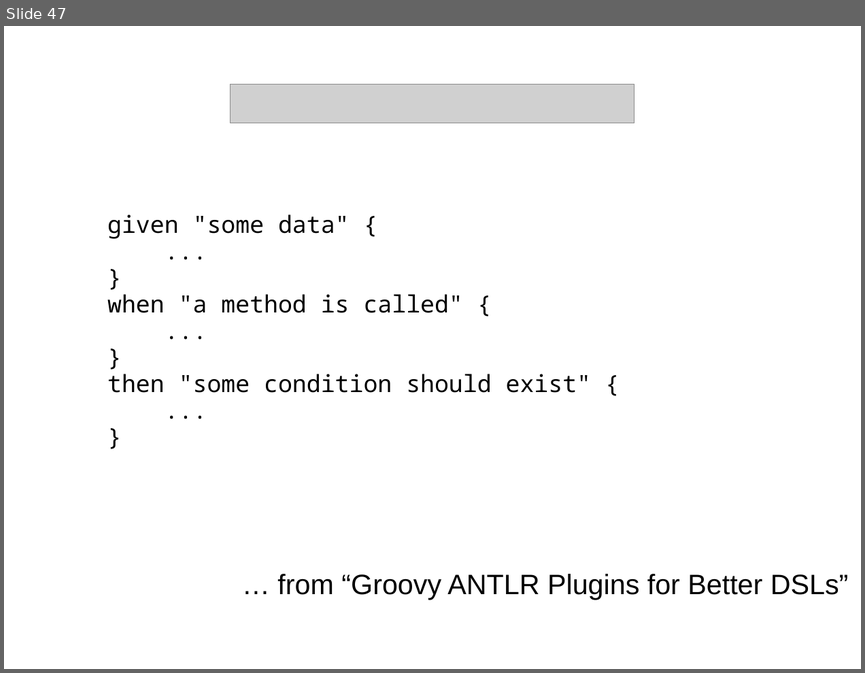
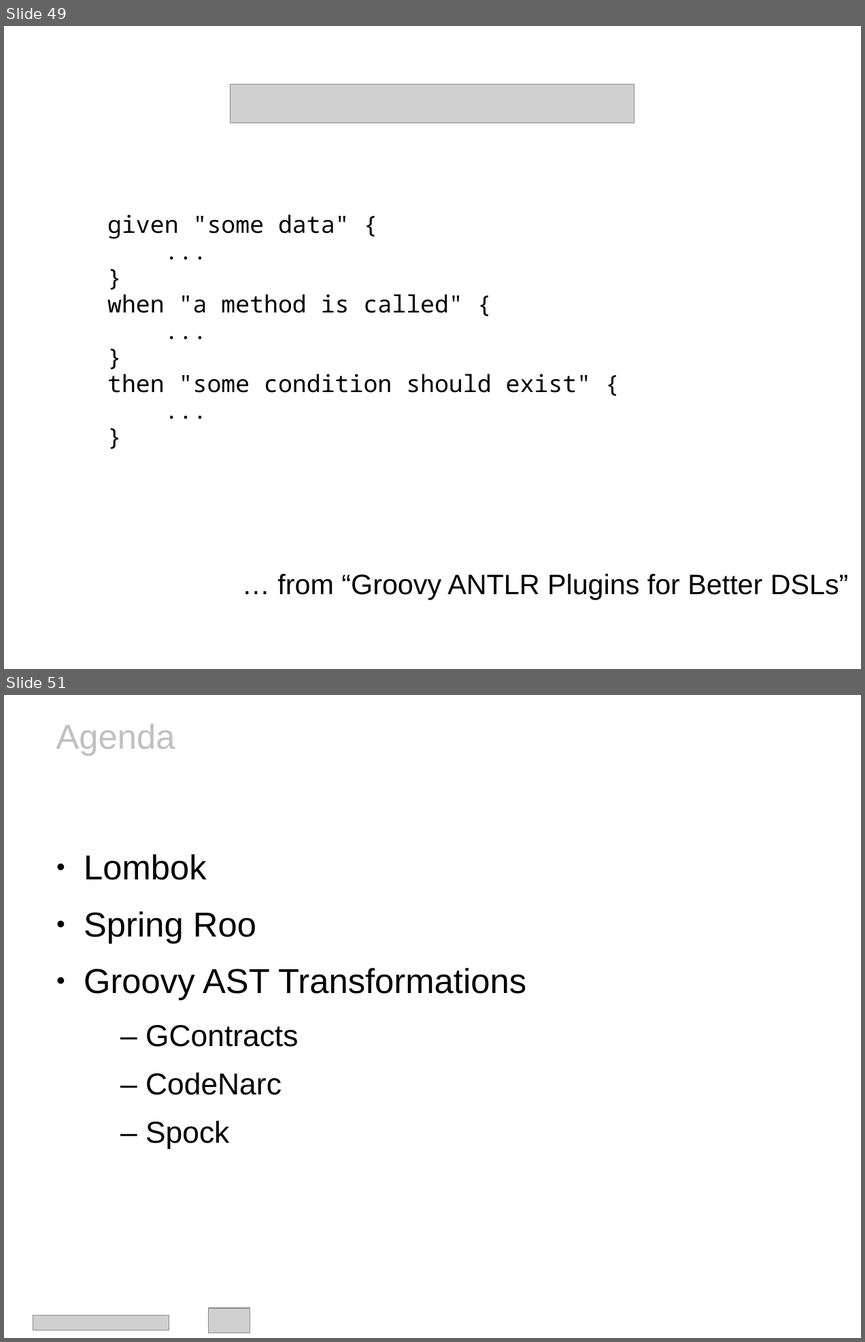
Before and after one commit to HamletDRC/presentations, a slide deck: asttransformations/CodeGeneration_Confess.odp. Shown one above the other, each under a label of ours: slide 47 before the commit, slides 49 and 51 after it; the slides between them are not shown. The pictures are 865x673 and 865x1342 pixels, drawn with LibreOffice and Linux fonts; fonts in the diff are those of the drawing; grey boxes stand for pictures; background and template pictures are left out. Boxes give left, top, right and bottom in pixels: in the first picture for what was removed or moved away, otherwise in the second. Text is boxed around its words. In the diff, an @@ line names an element or a change of style, - is before the commit and + after.

```diff
--- a/asttransformations/CodeGeneration_Confess.odp
+++ b/asttransformations/CodeGeneration_Confess.odp
@@ slide 51 added at (4,695,861,1338), background picture (left out) @@
@@ title added at (56,724,175,756), 32 pt, text #C0C0C0 @@
+Agenda
@@ text added at (84,854,526,1149), 32 pt, text #000000 @@
+● Lombok
+● Spring Roo
+● Groovy AST Transformations
+  – GContracts
+  – CodeNarc
+  – Spock
@@ picture added at (33,1314,169,1329) @@
@@ picture added at (209,1308,250,1333) @@
@@ what was slide 47 is now slide 49 @@
```
Also in this commit, not shown: 8 slides changed, 2 other slides added.
